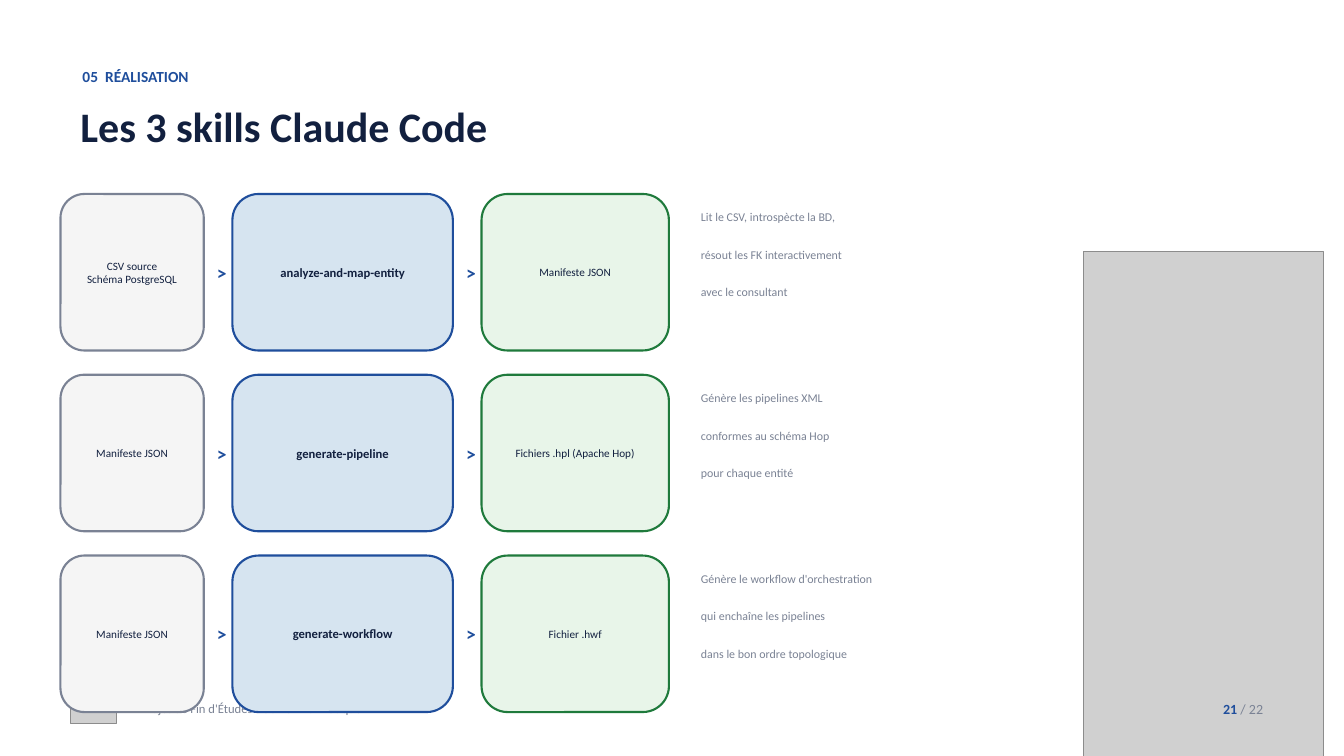
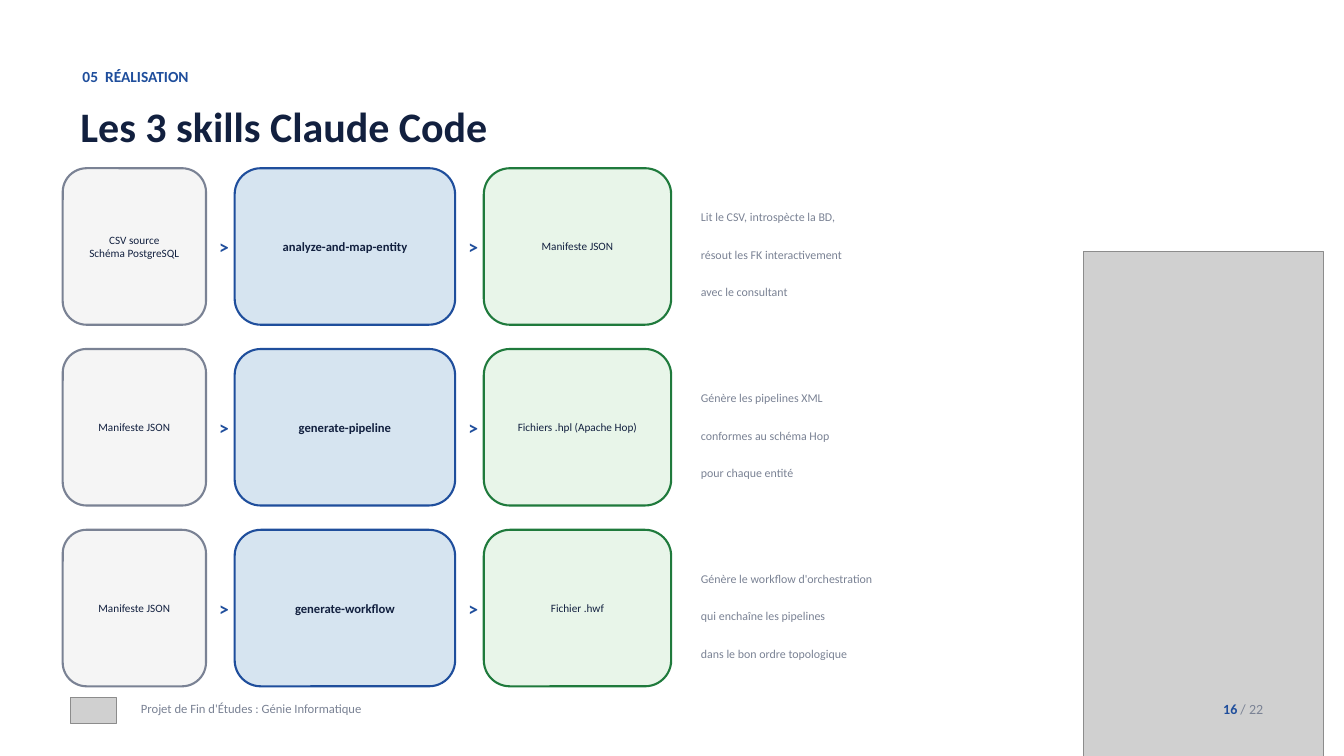
Before and after one commit to tahaghailan21-max/presentation-pfe, a slide deck: slide 16 of Presentation_PFE_TahaGHAILAN_v2.pptx. Drawn at 1344x756 pixels with LibreOffice and Linux fonts; fonts in the diff are those of the drawing; grey boxes stand for pictures. Boxes give left, top, right and bottom in pixels: in the first picture for what was removed or moved away, otherwise in the second. Text is boxed around its words. In the diff, an @@ line names an element or a change of style, - is before the commit and + after.

```diff
--- a/Presentation_PFE_TahaGHAILAN_v2.pptx
+++ b/Presentation_PFE_TahaGHAILAN_v2.pptx
@@ 3 rounded rectangles, 3 texts: place and size @@
-3 rounded rectangles, 3 texts at <box>60,194,229,712</box>
+3 rounded rectangles, 3 texts at <box>63,168,232,687</box>
@@ 6 rounded rectangles, 3 texts: place and size @@
-6 rounded rectangles, 3 texts at <box>233,194,669,712</box>
+6 rounded rectangles, 3 texts at <box>235,168,671,687</box>
@@ text at <box>1223,704,1263,714</box>: text changed @@
-21 / 22
+16 / 22
```
Also in this commit, not shown: 14 other slides changed.
